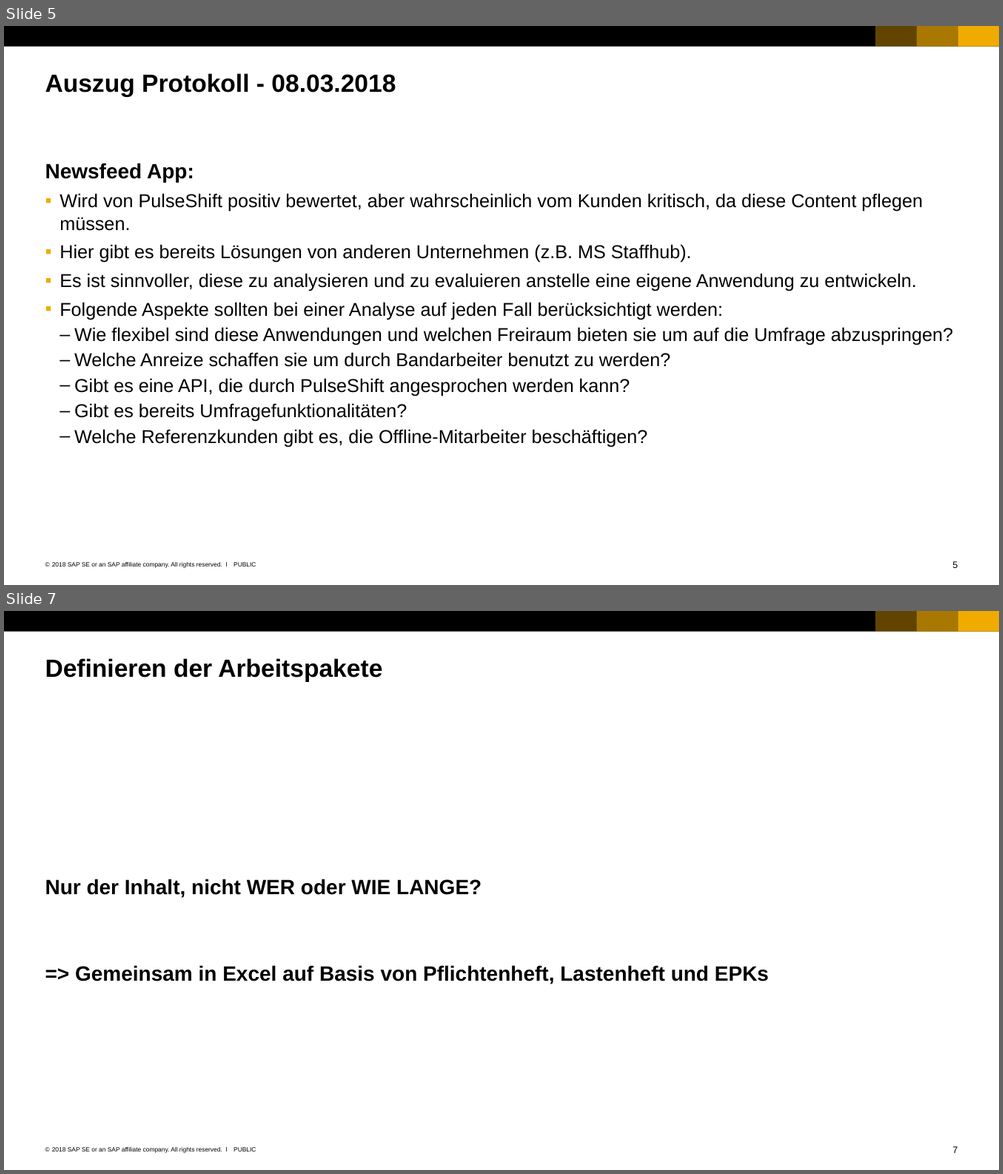
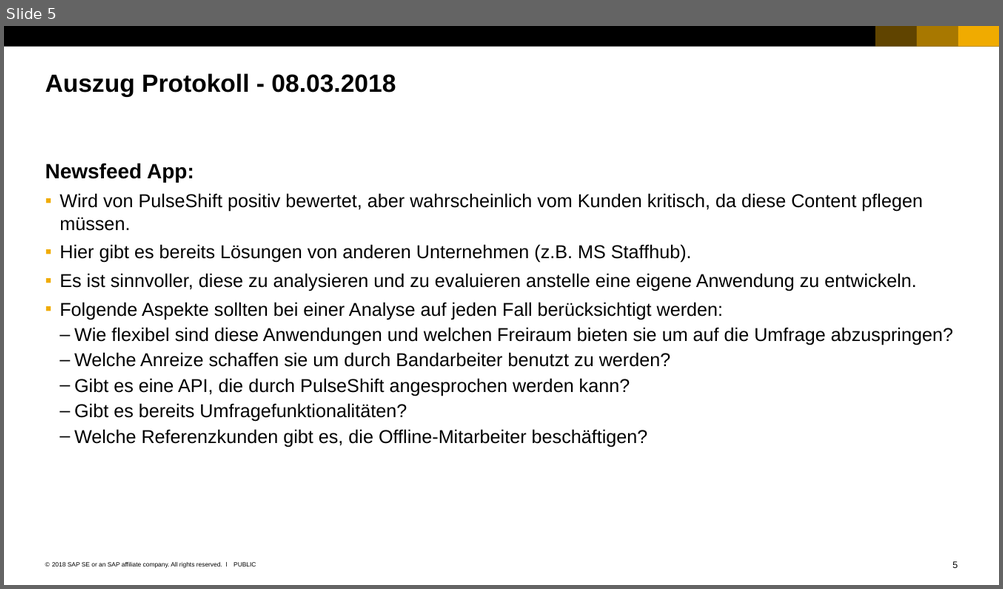
Before and after one commit to pulseshift/offline-survey-docs, a slide deck: portfolio/research newsfeed/Erarbeitung der Projektstruktur.pptx. Shown one above the other, each under a label of ours: slides 5 and 7 before the commit, slide 5 after it; the slides between them are not shown. The pictures are 1003x1174 and 1003x589 pixels, drawn with LibreOffice and Linux fonts; fonts in the diff are those of the drawing. Boxes give left, top, right and bottom in pixels: in the first picture for what was removed or moved away, otherwise in the second. Text is boxed around its words. In the diff, an @@ line names an element or a change of style, - is before the commit and + after.

```diff
--- a/portfolio/research newsfeed/Erarbeitung der Projektstruktur.pptx
+++ b/portfolio/research newsfeed/Erarbeitung der Projektstruktur.pptx
@@ slide 7 removed at (x1=4, y1=611, x2=999, y2=1170), background #FFFFFF; not listed: 7 template elements that a slide beside it also shows @@
@@ title removed at (x1=45, y1=658, x2=382, y2=682) @@
-Definieren der Arbeitspakete
@@ text removed at (x1=45, y1=879, x2=768, y2=985) @@
-Nur der Inhalt, nicht WER oder WIE LANGE?
-=> Gemeinsam in Excel auf Basis von Pflichtenheft, Lastenheft und EPKs
```
Also in this commit, not shown: 2 slides changed, 4 other slides removed, 4 other files.
